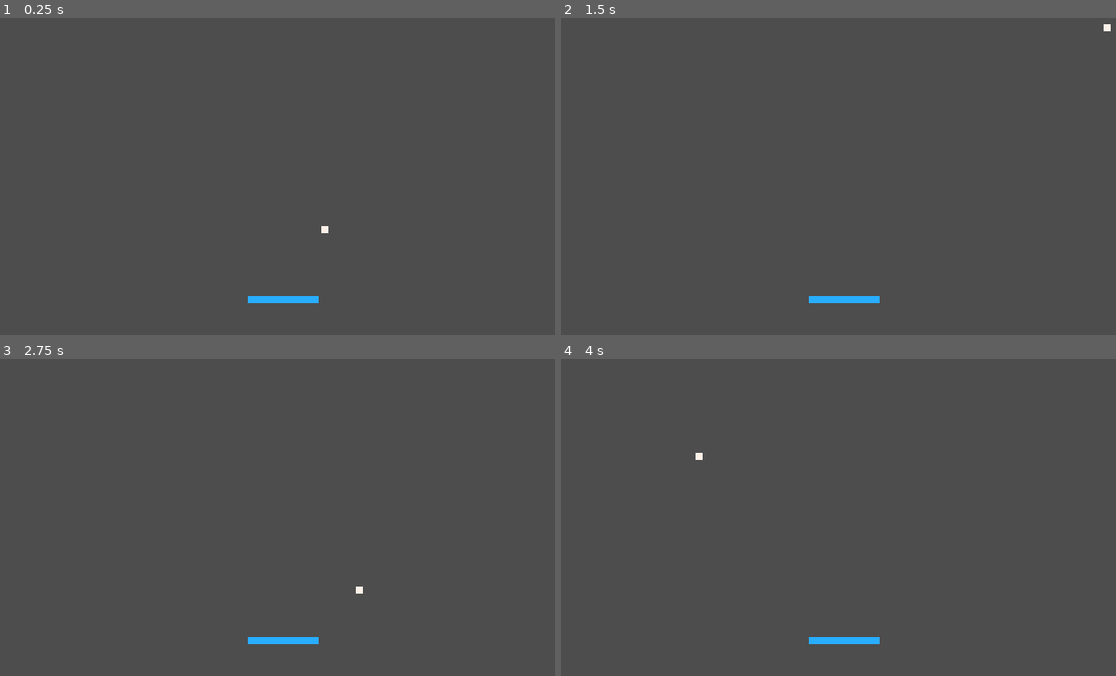
Above: before the commit, frames 1-4 (two rows, left to right).
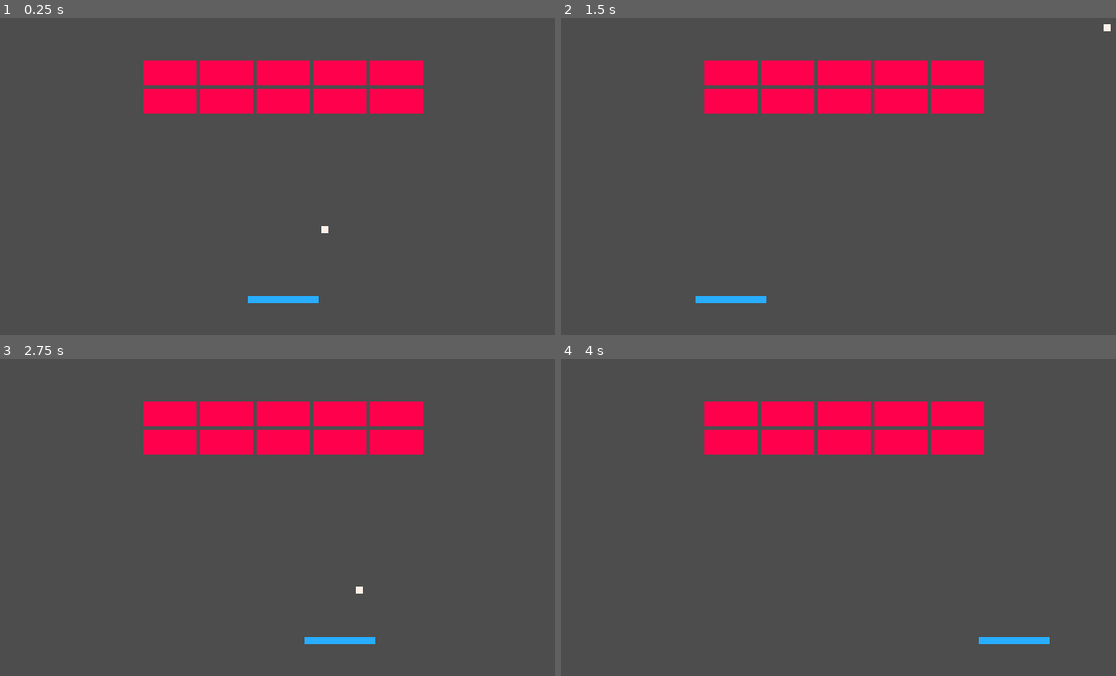
Above: after the commit, the same moments.

Repository: CosmeT17/Die-Bricks
Game: Godot game, scene res://Scenes/LevelOne.tscn
Same seed, same stepped clock (60 frames per second), same inputs: the game is played once before the commit and once after it.
Inputs (mouse positions are in pixels of both pictures, inside the frame that each line leads up to):
- Up to frame 1 (0.25 s): no input
- Up to frame 2 (1.5 s): move the mouse to (966, 160) at 0.52 s; move the mouse to (733, 192) at 1.27 s
- Up to frame 3 (2.75 s): move the mouse to (338, 447) at 2.02 s
- Up to frame 4 (4 s): move the mouse to (816, 580) at 2.77 s; tap Enter at 3.5 s; move the mouse to (1016, 565) at 3.52 s

The runs differ from the first frame. In frame 1, 7.5% of the frame differs, in the area x 25-77%, y 13-31%; in frame 2, 8.1%; in frame 3, 7.9%; in frame 4, 8.1%, in the area x 24-89%, y 13-90%.

Commit message:
Bricks
Added destroyable bricks.

Diff:
--- a/Scenes/LevelOne.tscn
+++ b/Scenes/LevelOne.tscn
@@ -1,7 +1,10 @@
-[gd_scene load_steps=6 format=3 uid="uid://bk5yfomv422jh"]
+[gd_scene load_steps=10 format=3 uid="uid://bk5yfomv422jh"]
 
 [ext_resource type="Texture2D" uid="uid://jk35hbo5tp5q" path="res://Textures/paddle.png" id="1_vip2p"]
+[ext_resource type="Script" path="res://Scripts/paddle.gd" id="1_wlpvj"]
 [ext_resource type="Texture2D" uid="uid://bhqw7tdwe5nhd" path="res://Textures/ball.png" id="2_gcdem"]
+[ext_resource type="Script" path="res://Scripts/ball.gd" id="3_5dval"]
+[ext_resource type="Texture2D" uid="uid://bv3vt1obs0fhr" path="res://Textures/brick.png" id="4_33b0v"]
 
 [sub_resource type="RectangleShape2D" id="RectangleShape2D_kaxtj"]
 size = Vector2(80, 8)
@@ -13,10 +16,14 @@
 [sub_resource type="RectangleShape2D" id="RectangleShape2D_8sed7"]
 size = Vector2(8, 8)
 
+[sub_resource type="RectangleShape2D" id="RectangleShape2D_6y1kn"]
+size = Vector2(60, 28)
+
 [node name="World" type="Node2D"]
 
 [node name="Paddle" type="CharacterBody2D" parent="."]
 position = Vector2(320, 320)
+script = ExtResource("1_wlpvj")
 
 [node name="Sprite2D" type="Sprite2D" parent="Paddle"]
 texture_filter = 1
@@ -33,9 +40,12 @@
 physics_material_override = SubResource("PhysicsMaterial_5ts3g")
 gravity_scale = 0.0
 lock_rotation = true
+max_contacts_reported = 1
+contact_monitor = true
 linear_velocity = Vector2(200, -200)
 linear_damp_mode = 1
 angular_damp_mode = 1
+script = ExtResource("3_5dval")
 
 [node name="Sprite2D" type="Sprite2D" parent="Ball"]
 texture_filter = 1
@@ -51,3 +61,135 @@
 
 [node name="Collision" type="CollisionPolygon2D" parent="Walls"]
 polygon = PackedVector2Array(0, 384, -32, 384, -32, -32, 672, -32, 672, 384, 640, 384, 640, 0, 0, 0)
+
+[node name="Bricks" type="Node2D" parent="."]
+
+[node name="Brick1" type="StaticBody2D" parent="Bricks" groups=["Bricks"]]
+position = Vector2(320, 64)
+
+[node name="Sprite2D" type="Sprite2D" parent="Bricks/Brick1"]
+texture_filter = 1
+scale = Vector2(2, 2)
+texture = ExtResource("4_33b0v")
+metadata/_edit_lock_ = true
+
+[node name="CollisionShape2D" type="CollisionShape2D" parent="Bricks/Brick1"]
+shape = SubResource("RectangleShape2D_6y1kn")
+metadata/_edit_lock_ = true
+
+[node name="Brick2" type="StaticBody2D" parent="Bricks" groups=["Bricks"]]
+position = Vector2(384, 96)
+
+[node name="Sprite2D" type="Sprite2D" parent="Bricks/Brick2"]
+texture_filter = 1
+scale = Vector2(2, 2)
+texture = ExtResource("4_33b0v")
+metadata/_edit_lock_ = true
+
+[node name="CollisionShape2D" type="CollisionShape2D" parent="Bricks/Brick2"]
+shape = SubResource("RectangleShape2D_6y1kn")
+metadata/_edit_lock_ = true
+
+[node name="Brick3" type="StaticBody2D" parent="Bricks" groups=["Bricks"]]
+position = Vector2(192, 96)
+
+[node name="Sprite2D" type="Sprite2D" parent="Bricks/Brick3"]
+texture_filter = 1
+scale = Vector2(2, 2)
+texture = ExtResource("4_33b0v")
+metadata/_edit_lock_ = true
+
+[node name="CollisionShape2D" type="CollisionShape2D" parent="Bricks/Brick3"]
+shape = SubResource("RectangleShape2D_6y1kn")
+metadata/_edit_lock_ = true
+
+[node name="Brick4" type="StaticBody2D" parent="Bricks" groups=["Bricks"]]
+position = Vector2(256, 96)
+
+[node name="Sprite2D" type="Sprite2D" parent="Bricks/Brick4"]
+texture_filter = 1
+scale = Vector2(2, 2)
+texture = ExtResource("4_33b0v")
+metadata/_edit_lock_ = true
+
+[node name="CollisionShape2D" type="CollisionShape2D" parent="Bricks/Brick4"]
+shape = SubResource("RectangleShape2D_6y1kn")
+metadata/_edit_lock_ = true
+
+[node name="Brick5" type="StaticBody2D" parent="Bricks" groups=["Bricks"]]
+position = Vector2(320, 96)
+
+[node name="Sprite2D" type="Sprite2D" parent="Bricks/Brick5"]
+texture_filter = 1
+scale = Vector2(2, 2)
+texture = ExtResource("4_33b0v")
+metadata/_edit_lock_ = true
+
+[node name="CollisionShape2D" type="CollisionShape2D" parent="Bricks/Brick5"]
+shape = SubResource("RectangleShape2D_6y1kn")
+metadata/_edit_lock_ = true
+
+[node name="Brick6" type="StaticBody2D" parent="Bricks" groups=["Bricks"]]
+position = Vector2(448, 64)
+
+[node name="Sprite2D" type="Sprite2D" parent="Bricks/Brick6"]
+texture_filter = 1
+scale = Vector2(2, 2)
+texture = ExtResource("4_33b0v")
+metadata/_edit_lock_ = true
+
+[node name="CollisionShape2D" type="CollisionShape2D" parent="Bricks/Brick6"]
+shape = SubResource("RectangleShape2D_6y1kn")
+metadata/_edit_lock_ = true
+
+[node name="Brick7" type="StaticBody2D" parent="Bricks" groups=["Bricks"]]
+position = Vector2(192, 64)
+
+[node name="Sprite2D" type="Sprite2D" parent="Bricks/Brick7"]
+texture_filter = 1
+scale = Vector2(2, 2)
+texture = ExtResource("4_33b0v")
+metadata/_edit_lock_ = true
+
+[node name="CollisionShape2D" type="CollisionShape2D" parent="Bricks/Brick7"]
+shape = SubResource("RectangleShape2D_6y1kn")
+metadata/_edit_lock_ = true
+
+[node name="Brick8" type="StaticBody2D" parent="Bricks" groups=["Bricks"]]
+position = Vector2(256, 64)
+
+[node name="Sprite2D" type="Sprite2D" parent="Bricks/Brick8"]
+texture_filter = 1
+scale = Vector2(2, 2)
+texture = ExtResource("4_33b0v")
+metadata/_edit_lock_ = true
+
+[node name="CollisionShape2D" type="CollisionShape2D" parent="Bricks/Brick8"]
+shape = SubResource("RectangleShape2D_6y1kn")
+metadata/_edit_lock_ = true
+
+[node name="Brick9" type="StaticBody2D" parent="Bricks" groups=["Bricks"]]
+position = Vector2(384, 64)
+
+[node name="Sprite2D" type="Sprite2D" parent="Bricks/Brick9"]
+texture_filter = 1
+scale = Vector2(2, 2)
+texture = ExtResource("4_33b0v")
+metadata/_edit_lock_ = true
+
+[node name="CollisionShape2D" type="CollisionShape2D" parent="Bricks/Brick9"]
+shape = SubResource("RectangleShape2D_6y1kn")
+metadata/_edit_lock_ = true
+
+[node name="Brick10" type="StaticBody2D" parent="Bricks" groups=["Bricks"]]
+position = Vector2(448, 96)
+
+[node name="Sprite2D" type="Sprite2D" parent="Bricks/Brick10"]
+texture_filter = 1
+scale = Vector2(2, 2)
+texture = ExtResource("4_33b0v")
+metadata/_edit_lock_ = true
+
+[node name="CollisionShape2D" type="CollisionShape2D" parent="Bricks/Brick10"]
+shape = SubResource("RectangleShape2D_6y1kn")
+metadata/_edit_lock_ = true
--- /dev/null
+++ b/Scripts/ball.gd
@@ -0,0 +1,13 @@
+extends RigidBody2D
+
+# Called when the node enters the scene tree for the first time.
+func _ready():
+	set_process(true)
+
+# Called every frame. 'delta' is the elapsed time since the previous frame.
+func _process(delta):
+	var bodies = get_colliding_bodies()
+
+	for body in bodies:
+		if body.is_in_group("Bricks"):
+			body.queue_free()
--- /dev/null
+++ b/Scripts/paddle.gd
@@ -0,0 +1,6 @@
+extends CharacterBody2D
+
+func _physics_process(delta):
+	var y = get_position().y
+	var mouse_x = get_viewport().get_mouse_position().x
+	set_position(Vector2(mouse_x, y))
--- a/project.godot
+++ b/project.godot
@@ -19,3 +19,7 @@
 
 window/size/viewport_width=640
 window/size/viewport_height=360
+
+[rendering]
+
+textures/canvas_textures/default_texture_filter=0
Not shown, added: Scenes/Lev2A17.tmp
